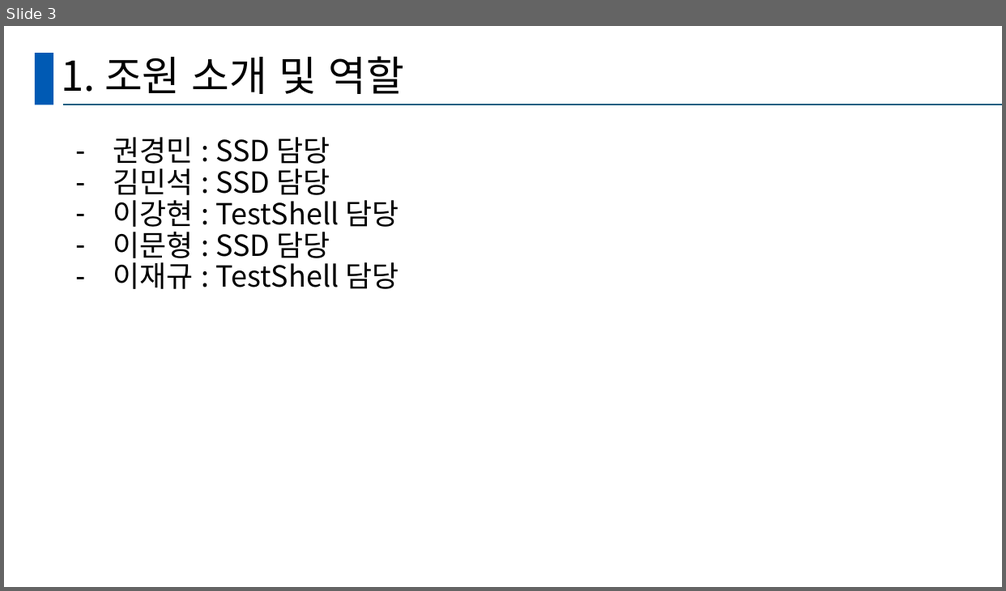
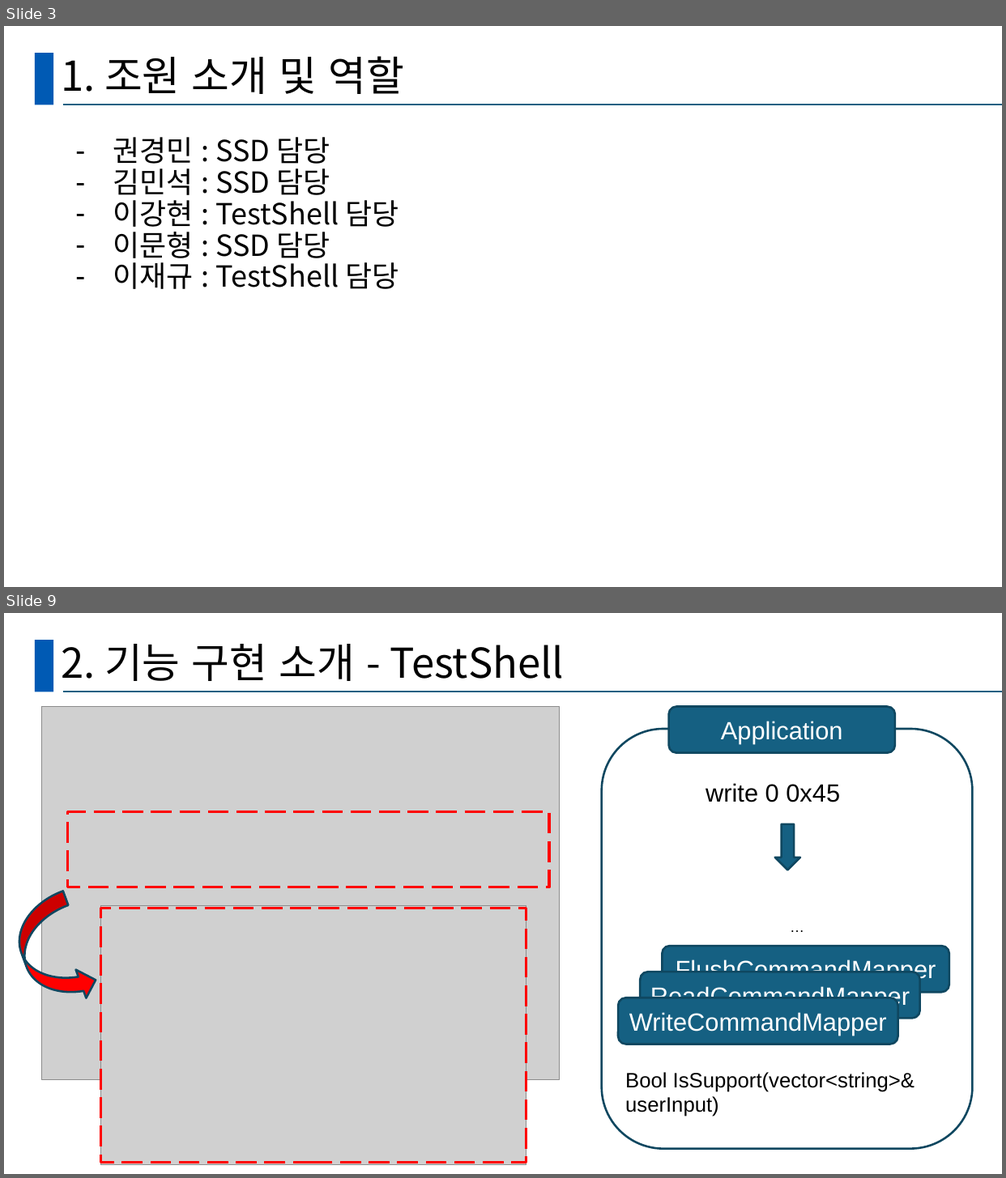
Before and after one commit to GanghyunLee/deep-dive-ssd, a slide deck: D조_DeepDive.pptx. Shown one above the other, each under a label of ours: slide 3 before the commit, slides 3 and 9 after it; the slides between them are not shown. The pictures are 1006x591 and 1006x1178 pixels, drawn with LibreOffice and Linux fonts; fonts in the diff are those of the drawing; grey boxes stand for pictures. Boxes give left, top, right and bottom in pixels: in the first picture for what was removed or moved away, otherwise in the second. Text is boxed around its words. In the diff, an @@ line names an element or a change of style, - is before the commit and + after.

```diff
--- a/D조_DeepDive.pptx
+++ b/D조_DeepDive.pptx
@@ slide 9 added at (4, 613, 1002, 1174), background #FFFFFF; not listed: 2 template elements that a slide beside it also shows @@
@@ title added at (61, 644, 564, 681), 39.6 pt, text #000000 @@
+2. 기능 구현 소개 - TestShell
@@ picture added at (42, 707, 560, 1080) @@
@@ rounded rectangle added at (669, 707, 895, 753), fill #156082, outline #104760 2 pt, 24 pt, text #FFFFFF @@
+Application
@@ rounded rectangle added at (602, 729, 972, 1149), outline #104760 2 pt @@
@@ text added at (705, 783, 840, 803), 24 pt, text #000000 @@
+write 0 0x45
@@ rectangle added at (68, 812, 549, 888), outline #FF0000 2.5 pt dashed @@
@@ down arrow added at (775, 824, 800, 870), fill #156082, outline #104760 2 pt @@
@@ curved right arrow added at (6, 891, 101, 1016), fill #FF0000, outline #104760 2 pt @@
@@ picture added at (101, 905, 526, 1165) @@
@@ rectangle added at (101, 908, 526, 1162), outline #FF0000 2.5 pt dashed @@
@@ text added at (769, 914, 827, 940), 14 pt, text #000000 @@
+…
@@ rounded rectangle added at (662, 946, 949, 993), fill #156082, outline #104760 2 pt, 24 pt, text #FFFFFF @@
+FlushCommandMapper
@@ rounded rectangle added at (641, 973, 920, 1019), fill #156082, outline #104760 2 pt, 24 pt, text #FFFFFF @@
+ReadCommandMapper
@@ rounded rectangle added at (618, 998, 898, 1044), fill #156082, outline #104760 2 pt, 24 pt, text #FFFFFF @@
+WriteCommandMapper
@@ text added at (625, 1072, 914, 1117), 20 pt, text #000000 @@
+Bool IsSupport(vector<string>& userInput)
```
Also in this commit, not shown: 2 slides changed, 14 other slides added.
